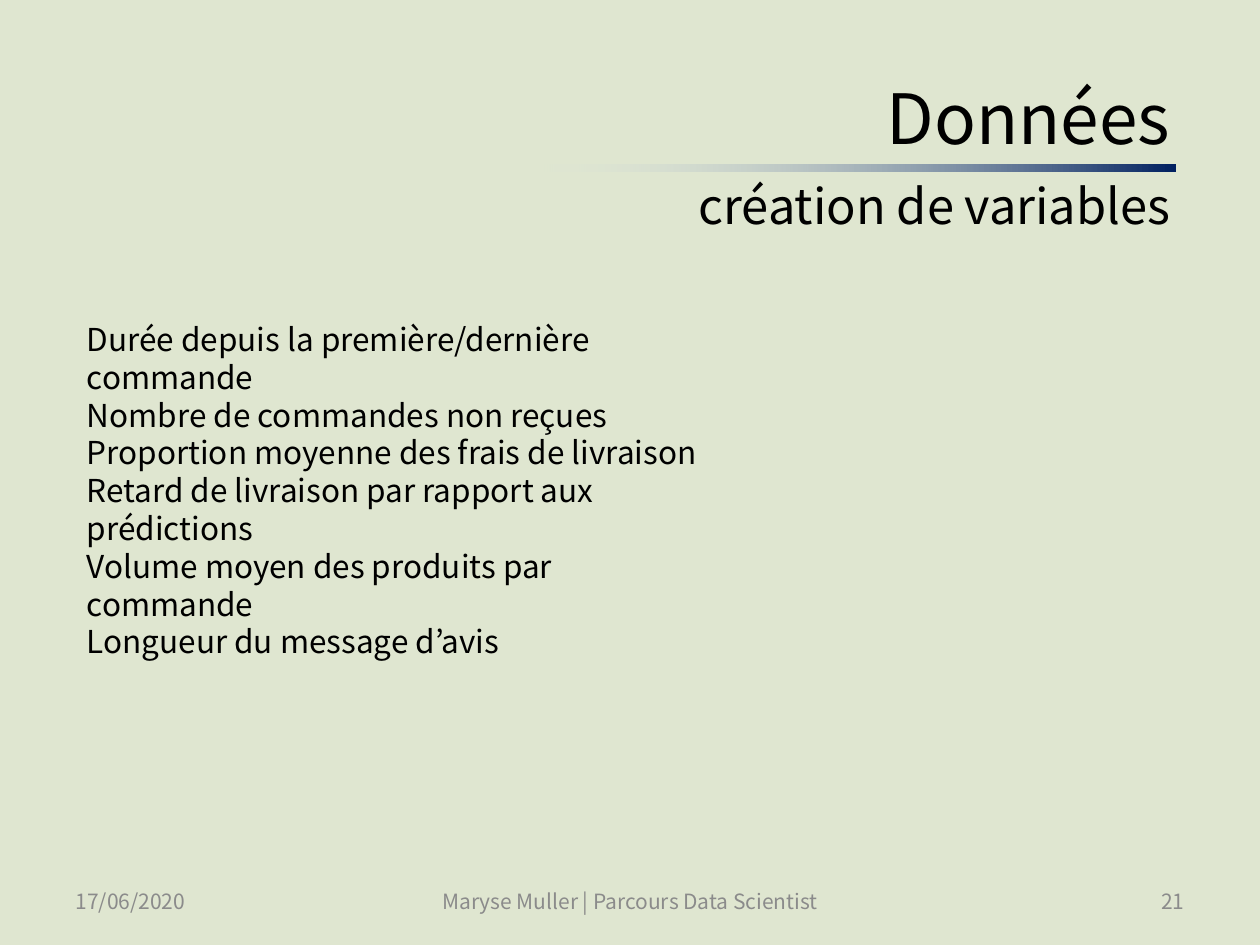
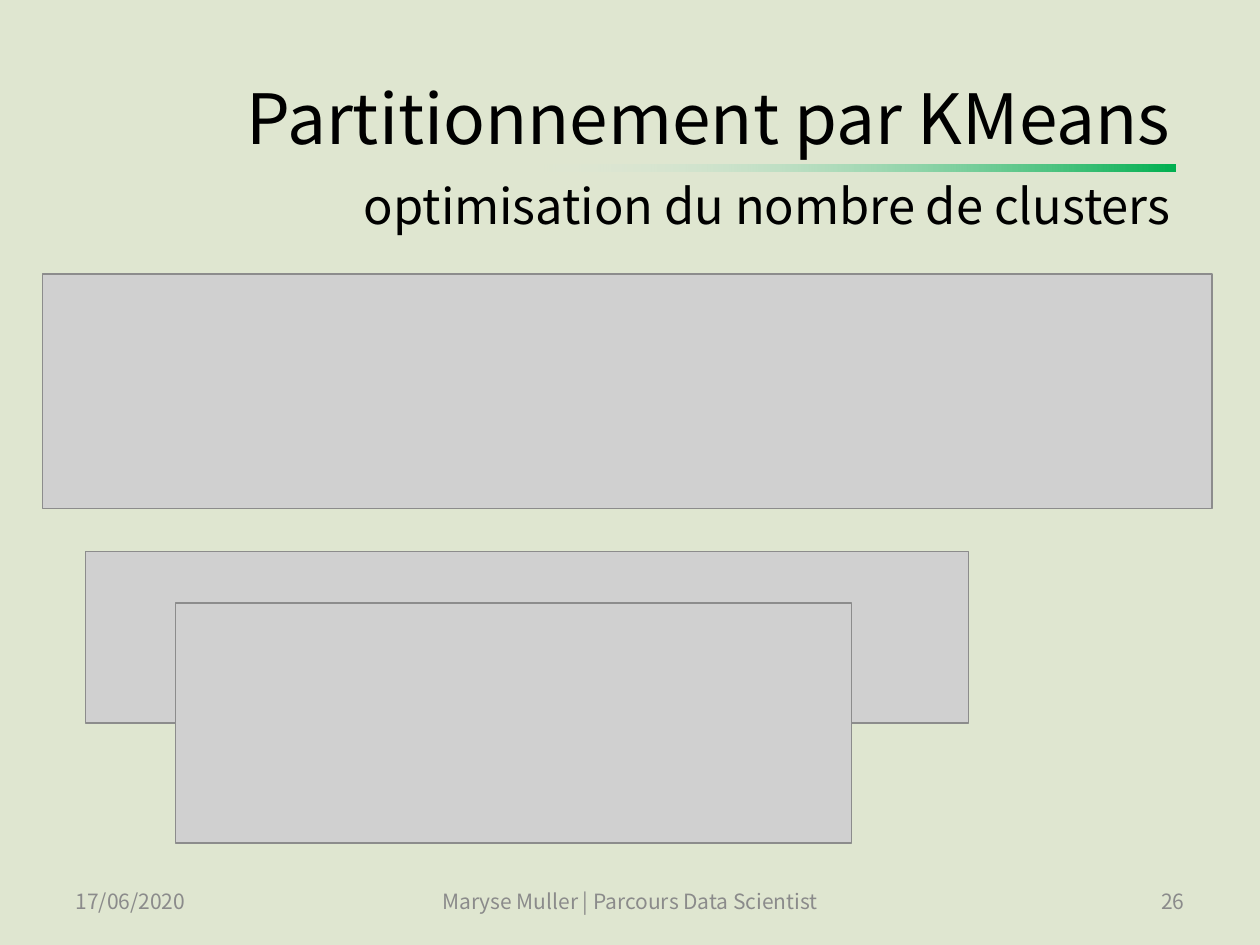
Before and after one commit to SmellyArmure/OC_DS_Project5, a slide deck: slide 26 of PRESENTATION/Projet5.pptx (slide 21 before the commit). Drawn at 1260x945 pixels with LibreOffice and Linux fonts; fonts in the diff are those of the drawing; grey boxes stand for pictures. Boxes give left, top, right and bottom in pixels: in the first picture for what was removed or moved away, otherwise in the second. Text is boxed around its words. In the diff, an @@ line names an element or a change of style, - is before the commit and + after.

Commit message:
P5_Cleaning_EDA_1 : entrepris de remettre certaines variables effacées, pas fini | Présentation : avancé dans données, modélisation, conclusions | étoffé results.pptx | P5_Clustering : refait tourner des modèles, ajouté les codes du AgglomerativeClustering et GaussianMixture

```diff
--- a/PRESENTATION/Projet5.pptx
+++ b/PRESENTATION/Projet5.pptx
@@ title at <box>247,90,1170,235</box>: text changed @@
-Données
-création de variables
+Partitionnement par KMeans
+optimisation du nombre de clusters
@@ rectangle at <box>527,165,1176,171</box>: fill gradient #002060 to #E6EDF0 to gradient #00B050 to #E6EDF0 @@
@@ picture added at <box>43,275,1212,509</box> @@
@@ text removed at <box>87,323,697,661</box> @@
-Durée depuis la première/dernière commande
-Nombre de commandes non reçues
-Proportion moyenne des frais de livraison
-Retard de livraison par rapport aux prédictions
-Volume moyen des produits par commande
-Longueur du message d’avis
@@ picture added at <box>86,552,969,723</box> @@
@@ picture added at <box>175,602,850,843</box> @@
@@ page number at <box>1161,893,1184,909</box>: text changed @@
-21
+26
```
Also in this commit, not shown: 15 other slides changed, 6 slides added, 9 other files.
